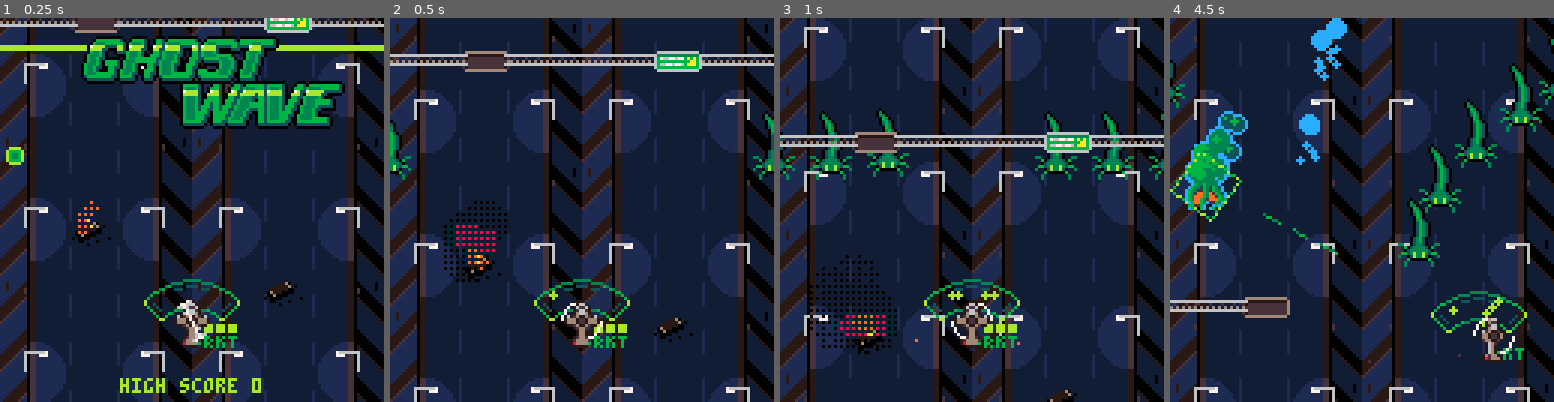
Above: before the commit, frames 1-4 (left to right).
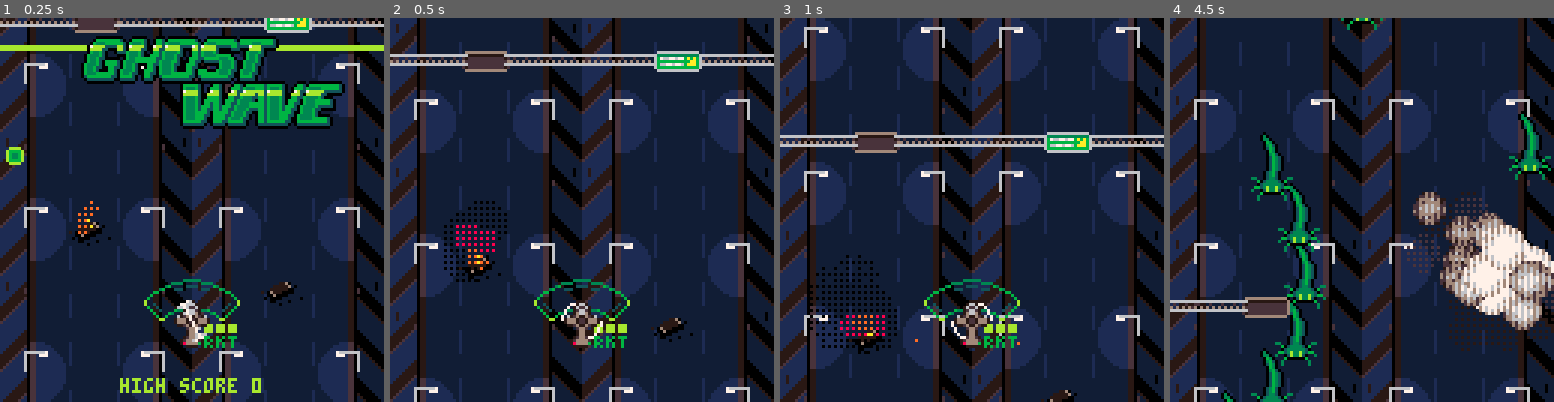
Above: after the commit, the same moments.

Repository: conorokane/GhostWave
Game: PICO-8 cartridge ghostwave.p8
Two runs of this game, one before a commit and one after it. Both use one fixed random seed, a clock stepped at 60 frames per second and the inputs below.
Inputs:
- Up to frame 1 (0.25 s): no input
- Up to frame 2 (0.5 s): tap X (X key) at 0.33 s
- Up to frame 3 (1 s): tap O (Z key) at 0.7 s
- Up to frame 4 (4.5 s): tap X (X key) at 1.07, 1.85, 2.97, 4.08 s; hold Right 1.6-2.1 s; tap O (Z key) every 0.4 s from 1.7 to 4.1 s; hold Up 2.15-2.42 s; hold Right 2.47-3.03 s; hold Left 3.08-3.58 s; hold Down 3.63-3.97 s; hold Right from 4.02 s (still down)

Frame 1 is identical in both runs. In frame 2, 0.8% of the frame differs, in the area x 0-100%, y 24-74%; in frame 3, 3.1%; in frame 4, 20%, in the area x 0-100%, y 0-100%.

Commit message:
Improved sprite sheet
- Instructions updated

Diff:
--- a/enemies.lua
+++ b/enemies.lua
@@ -2,7 +2,7 @@
 	enemies, ghosts, ghostcounter = {}, {}, 1
 	-- strip the trailing | from the string
 	scheduleraw = sub(scheduleraw, 1, #scheduleraw - 1)
-	schedule, scindex, debugtime = split2d(scheduleraw), 1, 180
+	schedule, scindex, debugtime = split2d(scheduleraw), 1, 0
 	if (debugtime > 0) then
 		for i = #schedule, 1, -1 do
 			if schedule[i][1] < debugtime then
--- a/ghostwave.lua
+++ b/ghostwave.lua
@@ -127,7 +127,7 @@
 				end
 		end
 	elseif menupage == 2 then
-		printshadow("🅾️ : shoot gun\n❎ : shoot rockets\n\nafter 3 salvos, rockets take\n10 seconds to reload", 10, 40, 4)
+		printshadow("🅾️ : shoot gun\n❎ : shoot rockets\n\nafter 3 shots, rockets take\n10 seconds to reload", 10, 40, 4)
 		printshadow("rocket ammo is\nindicated here\n\npickup enemy ghosts\nfor a score bonus", 52, 79, 4)
 		line(38, 87, 50, 87, 4)
 
--- a/ghostwave.p8
+++ b/ghostwave.p8
@@ -29,11 +29,11 @@
 330000000000256666520000000f000000060000000000000007000000f77f000000002665620000005335000000000000076767f76767000000066f66660000
 33000000000026666662000000060000000000000000000000070000000ff3000000026665620000000551000000000000006767f76760000000005656500000
 33000000000000222200000000000000000000000000000000676000007777300000022202200000003333100000000000000067676000000000000000000000
-00000000000000000000000000000000000000000000000002220000000000000000000226100000000000022000000000000000000000000000000011100000
-000000000000000000000000000000000000007f00000077029209000022000000000222226010000000002992000000000000000000000000000001dcc10000
-00000000000077000000000000000000000077f00000770000290020002920000000222222110000000005999950000900000000000000000000001dcbd10000
-00000000000700000000000000000000000ff7f00007000000090299226992000201622211110000000005699650000000000026562000000000001cbd100000
-000000000070000000f000000000000000000070007000000099299969222000000116111100000000000566665000000000055656550000000001dbc1000000
+00000000000000000000000000000000000000000000000002220000000000000000000226100000000000022000000000000000000000000000110001100000
+000000000000000000000000000000000000007f0000007702920900002200000000022222601000000000299200000000000000000000000001bc111cb10000
+00000000000077000000000000000000000077f00000770000290020002920000000222222110000000005999950000900000000000000000001dbcccbd10000
+00000000000700000000000000000000000ff7f000070000000902992269920002016222111100000000056996500000000000265620000000001dbcbd100000
+000000000070000000f000000000000000000070007000000099299969222000000116111100000000000566665000000000055656550000000001cbc1000000
 000000000070000000f000000000000000000f70007000000126221612626090001011110000001000099156651000000000265f66662000000001cbc1000000
 000000000700000007ff00000000000000000007070000000011291000129200000011000010000099999211112900900005266666565000000001cbc1000000
 000000000700000007ff0f000000000000000007070000000000120000011000000000010000000009990022229990000005566f6f665500000001cbcd110000
@@ -54,10 +54,10 @@
 f15533333333300300333333333551f0fffffff0000000000ffffffffffffff0001b55b1001b10000001bc1001dbd1000dbcc9000dc000000dcc000000000009
 f15533333333330303333333333551f000000000000000000000000000000000001b00b101b00000001dbc101dcb10000000000000d0000000dd000000000000
 f15533333333330003333333333551f0666666603300000006666666666666600000000000000000001cbd101dbd10000000000000001111111000000001bcc1
-f15533333333330003333333333551f02222222633000000ff222222222222ff0000000000000ccc001cb101dcbd1000000000000011dcccccd110000001bc10
-0155333333333300033333333335510055555556330000005255555555555525000000000cccc00001dbc101dcbd10000000000001dcbbbbbbbcd111001bcd10
-01553333333333000333333333355100555555563300000065555555555555560000000cb00000dd1dcbd101dcbd1000000000001dbbbbbbbbbbbbbb01dbbc10
-015533333333330003333333333551005555555632000000ff555555555555ff00000cb000ddd0001dcbd101dcbd1000000000001bccbcbcbcbcbccc01cbcd10
+f15533333333330003333333333551f02222222633000000ff222222222222ff0000000000000ccc001cb1001cbd1000000000000011dcccccd110000001bc10
+0155333333333300033333333335510055555556330000005255555555555525000000000cccc00001dbc1001cbd10000000000001dcbbbbbbbcd111001bcd10
+01553333333333000333333333355100555555563300000065555555555555560000000cb00000dd1dcbd1001cbd1000000000001dbbbbbbbbbbbbbb01dbbc10
+015533333333330003333333333551005555555632000000ff555555555555ff00000cb000ddd0001dcbd1001cbd1000000000001bccbcbcbcbcbccc01cbcd10
 0155333333333300033333333335510055555556220000005255555555555525000bb000000000001dcbd1001dcbd100000000001bd1ddcdcdcdd1111dbbbcd1
 015533333333300000333333333551006666666022000000066666666666666000b00000000000001dcbd10001dbcd10000000001b1011dcccd110001cbbcdc1
 01553333333330000033333333355100000000002200000000000000000000000b0000000000000001dbcd1001dbcd100000000001000011111000001cbbbcc1
Not shown, changed: the thumbnail (__label__) section of ghostwave.p8
Not shown, changed: ss.png
